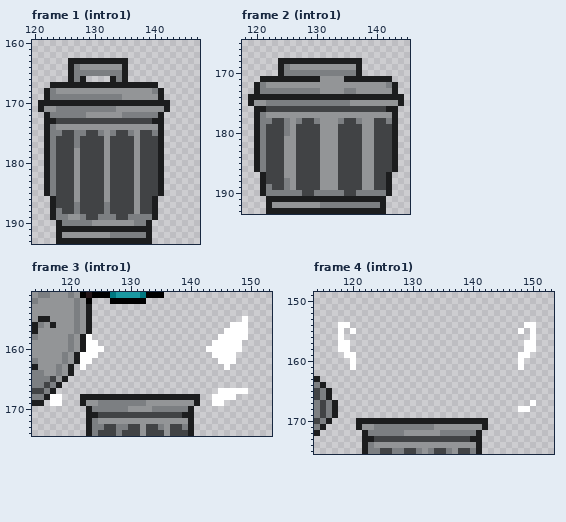
Pixel-art file: sprites/intros.ase. That is the earlier state.
200x194 pixels, 26 frames. Shown: frame 1 (intro1): x 120..147, y 160..193; frame 2 (intro1): x 118..145, y 165..193; frame 3 (intro1): x 114..153, y 151..174; frame 4 (intro1): x 114..153, y 149..175. The commit also changed other frames, which this record leaves out.
After the commit:
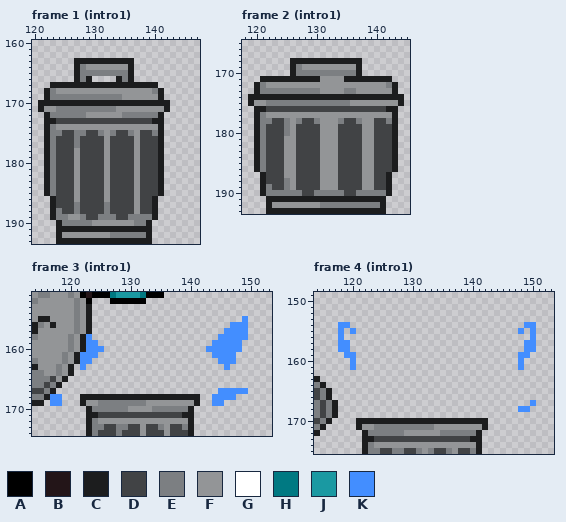
Palette (. is transparent): A #000000  B #231518  C #1c1d1e  D #414345  E #7c7f82  F #939597  G #ffffff  H #007982  J #1a99a2  K #438eff
Edits made:
layer "Flattened" added
layer "Layer 5" removed
layer "Layer 6" removed
--- frame 1 (intro1)
@@ x 124..138 @@
 162 ...............
-163 ..CCCCCCCCCC...
-164 ..CEFFFFFFFC...
-165 ..CEEEEEEEEC...
-166 ..CEC....CEC...
+163 ...CCCCCCCCCC..
+164 ...CEFFFFFFFC..
+165 ...CEEEEEEEEC..
+166 ...CEC....CEC..
 167 CCCCCCCCCCCCCCC
--- frame 2 (intro1)
@@ x 122..129 @@
 167 ........
-168 ..CCCCCC
-169 ..CEFFFF
-170 ..CEEEEE
+168 ....CCCC
+169 ....CEFF
+170 ....CEEE
 171 CCCCCCCC
--- frame 3 (intro1), layer "Flattened"
@@ x 114..153 @@
 154 FFFFFFFEFC..............................
-155 FCCFFFFEFC.........................G....
-156 CEFCFFFEFC.......................GGG....
-157 CFFFFFFEFC......................GGGG....
-158 EFFFFFEFCG.....................GGGGG....
-159 FFFFFFEFCGG...................GGGGG.....
-160 FFFFFFEFCGGG.................GGGGGG.....
-161 FFFFFEFCGGG...................GGGG......
-162 EFFFFEFCGG.....................GGG......
-163 CFFFEFC.G.......................G.......
+155 FCCFFFFEFC.........................K....
+156 CEFCFFFEFC.......................KKK....
+157 CFFFFFFEFC......................KKKK....
+158 EFFFFFEFCK.....................KKKKK....
+159 FFFFFFEFCKK...................KKKKK.....
+160 FFFFFFEFCKKK.................KKKKKK.....
+161 FFFFFEFCKKK...................KKKK......
+162 EFFFFEFCKK.....................KKK......
+163 CFFFEFC.K.......................K.......
 164 EEFFEFC.................................
@@ x 114..153 @@
 166 EEDEC...................................
-167 DDEC...........................GGGGG....
-168 EECGG...CCCCCCCCCCCCCCCCCCCC..GGGG......
-169 CC.GG...CFFEEEEEEEEFFFFFFFFC..GG........
+167 DDEC...........................KKKKK....
+168 EECKK...CCCCCCCCCCCCCCCCCCCC..KKKK......
+169 CC.KK...CFFEEEEEEEEFFFFFFFFC..KK........
 170 .........CEEEEEEFFFFEEEEEEC.............
--- frame 4 (intro1), layer "Flattened"
@@ x 114..153 @@
 153 ........................................
-154 ....GG.............................GG...
-155 ....G.G...........................G.G...
-156 ....G...............................G...
-157 ....GG.............................GG...
-158 ....GG.............................GG...
-159 .....GG...........................GG....
-160 ......G...........................G.....
-161 ......G...........................G.....
+154 ....KK.............................KK...
+155 ....K.K...........................K.K...
+156 ....K...............................K...
+157 ....KK.............................KK...
+158 ....KK.............................KK...
+159 .....KK...........................KK....
+160 ......K...........................K.....
+161 ......K...........................K.....
 162 ........................................
@@ x 146..152 @@
 166 .......
-167 ....G..
-168 ..GG...
+167 ....K..
+168 ..KK...
 169 .......
